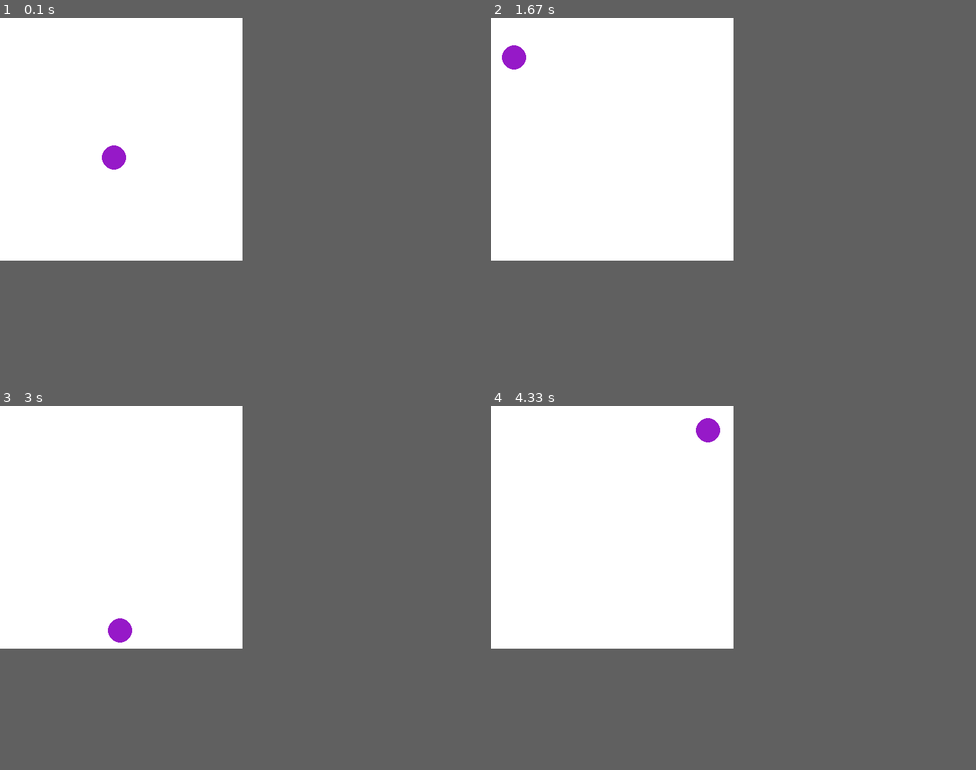
Above: before the commit, frames 1-4 (two rows, left to right).
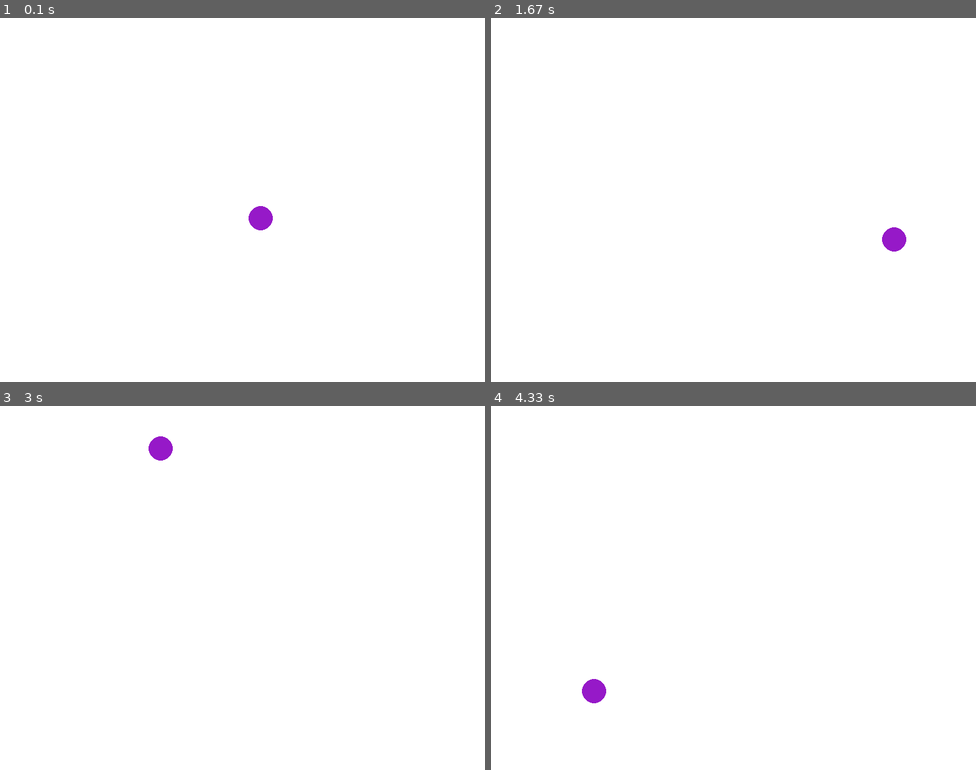
Above: after the commit, the same moments.

Repository: djpeach/pygamer8
Game: pygame game, started from examples/p1/main.py
Same seed, same stepped clock (60 frames per second), same inputs: the game is played once before the commit and once after it.
Inputs:
- Up to frame 1 (0.1 s): no input
- Up to frame 2 (1.67 s): no input
- Up to frame 3 (3 s): no input
- Up to frame 4 (4.33 s): no input
In our replay, the window is 400x400 before the commit and 800x600 after it. These sizes can differ from the game's own. Grey fills any space a smaller window leaves; there, only what the larger window draws over its background counts as a difference.

The runs differ from the first frame. In frame 1, 0.5% of the frame differs, in the area x 21-57%, y 35-59%; in frame 2, 0.5%; in frame 3, 0.5%; in frame 4, 0.5%.

Commit message:
fixed imports

Diff:
--- a/examples/p1/Ball.py
+++ b/examples/p1/Ball.py
@@ -1,7 +1,8 @@
 import pygame
-from pygamer import Object
+import pygamer
 
-class Ball(Object):
+
+class Ball(pygamer.Object):
     def __init__(self, speed, color, radius, center_position):
         rect = pygame.rect.Rect(center_position[0] - radius, center_position[1] - radius, radius * 2, radius * 2)
         super().__init__(rect, speed)
@@ -11,4 +12,5 @@
         self.initital_position = center_position
 
     def draw(self, surface_to_draw_on):
-        pygame.draw.circle(surface_to_draw_on, self.color, (self.rect.x + self.radius, self.rect.y + self.radius), self.radius)
+        pygame.draw.circle(surface_to_draw_on, self.color, (self.rect.x + self.radius, self.rect.y + self.radius),
+                           self.radius)
--- a/examples/p1/Pong.py
+++ b/examples/p1/Pong.py
@@ -1,12 +1,14 @@
 import pygame
-from pygamer import Game
+import pygamer
 from Ball import Ball
 
-class Pong(Game):
+
+class Pong(pygamer.Game):
+
     def __init__(self, ball_speed, paddle_speed, ball_radius, window_size=(800, 600)):
         super().__init__(window_size=window_size, bg_color=(255, 255, 255))
-
-        self.ball = Ball(ball_speed, (150, 25, 200), ball_radius, (self.window.width // 2, self.window.height // 2))
+        self.w, self.h = window_size
+        self.ball = Ball(ball_speed, (150, 25, 200), ball_radius, (self.w // 2, self.h // 2))
         self.objects.append(self.ball)
 
     def update(self):
@@ -15,35 +17,14 @@
             self.ball.rect = pygame.rect.Rect(0, self.ball.top, self.ball.width, self.ball.height)
             self.ball.speed = (-x, y)
         elif self.ball.right > self.window.right:
-            self.ball.rect = pygame.rect.Rect(self.window.right - self.ball.width, self.ball.top, self.ball.width, self.ball.height)
+            self.ball.rect = pygame.rect.Rect(self.window.right - self.ball.width, self.ball.top, self.ball.width,
+                                              self.ball.height)
             self.ball.speed = (-x, y)
         elif self.ball.top < self.window.top:
             self.ball.rect = pygame.rect.Rect(self.ball.left, 0, self.ball.width, self.ball.height)
             self.ball.speed = (x, -y)
         elif self.ball.bottom > self.window.bottom:
-            self.ball.rect = pygame.rect.Rect(self.ball.left, self.window.bottom - self.ball.height, self.ball.width, self.ball.height)
+            self.ball.rect = pygame.rect.Rect(self.ball.left, self.window.bottom - self.ball.height, self.ball.width,
+                                              self.ball.height)
             self.ball.speed = (x, -y)
         super().update()
-
-# size = width, height = 320, 240
-# speed = [2, 2]
-# black = 0, 0, 0
-#
-# screen = pygame.display.set_mode(size)
-#
-# ball = pygame.image.load("intro_ball.gif")
-# ballrect = ball.get_rect()
-#
-# while 1:
-#     for event in pygame.event.get():
-#         if event.type == pygame.QUIT: sys.exit()
-#
-#     ballrect = ballrect.move(speed)
-#     if ballrect.left < 0 or ballrect.right > width:
-#         speed[0] = -speed[0]
-#     if ballrect.top < 0 or ballrect.bottom > height:
-#         speed[1] = -speed[1]
-#
-#     screen.fill(black)
-#     screen.blit(ball, ballrect)
-#     pygame.display.flip()
--- a/examples/p1/main.py
+++ b/examples/p1/main.py
@@ -1,3 +1,4 @@
 from Pong import Pong
 
-Pong((-2, 5), 7, 20, window_size=(400, 400)).run()
+if __name__ == "__main__":
+    Pong((5, 5), 7, 20).run()
--- a/pygamer/Button.py
+++ /dev/null
@@ -1,13 +0,0 @@
-import pygame
-from .Object import Object
-
-
-class Button(Object):
-    def __init__(self, rect, color=(180, 180, 180), border_width=0, text=""):
-        super().__init__(rect)
-        self.color = color
-        self.border_width = border_width
-        self.text = text
-
-    def draw(self, surface_to_draw_on):
-        pygame.draw.rect(surface_to_draw_on, self.color, self.rect, width=self.border_width)
--- a/pygamer/Game.py
+++ b/pygamer/Game.py
@@ -26,19 +26,19 @@
 
 
     def update(self):
-        for menu in self.menus:
-            while menu.active:
-                menu.take_over()
+        # for menu in self.menus:
+        #     while menu.active:
+        #         menu.run()
         for object in self.objects:
             object.update()
-        for object in [player.objects for player in self.players]:
-            object.update()
+        # for object in [player.objects for player in self.players]:
+        #     object.update()
 
     def draw(self):
         for object in self.objects:
             object.draw(self.window.surface)
-        for object in [player.objects for player in self.players]:
-            object.draw(self.window.surface)
+        # for object in [player.objects for player in self.players]:
+        #     object.draw(self.window.surface)
 
     def run(self):
         while not self.game_over:
--- a/pygamer/Menu.py
+++ b/pygamer/Menu.py
@@ -1,7 +1,7 @@
 import pygame
 import sys
+from collections import defaultdict
 
-from collections import defaultdict
 
 class Menu:
     def __init__(self, screen, fps=15):
@@ -17,30 +17,31 @@
             if event.type == pygame.QUIT:
                 pygame.quit()
                 sys.exit()
-            else:
-                for handler in self.handlers[event.type]:
-                    handler(event)
+            elif event.type == pygame.KEYDOWN:
+                if event.key == pygame.K_p:
+                    self.active = False
 
 
-    def update(self):
+    def update_all(self):
         for object in self.objects:
             object.update()
 
-    def draw(self):
+    def draw_all(self):
         for object in self.objects:
             object.draw(self.screen.surface)
 
     def activate(self):
+        print("activating menu")
         self.active = True
 
     def deactivate(self):
         self.active = False
 
-    def take_over(self):
-        self.screen.surface.fill((255, 0, 0))
+    def run(self):
+        # self.screen.surface.fill((255, 0, 0))
         self.handle_events()
-        self.update()
-        self.draw()
+        self.update_all()
+        self.draw_all()
 
         pygame.display.update()
         self.clock.tick(self.fps)
--- a/pygamer/Player.py
+++ /dev/null
@@ -1,7 +0,0 @@
-class Player:
-    def __init(self, score=0):
-        self.objects = []
-        self.score = score;
-
-    def update(self):
-        print("player update")
--- a/pygamer/__init__.py
+++ b/pygamer/__init__.py
@@ -1,6 +1,5 @@
-from .Button import Button
+import pygame
+
 from .Game import Game
 from .Object import Object
 from .Menu import Menu
-from .Player import Player
-# from .Window import Window // does this need to be publically available?
--- a/setup.py
+++ b/setup.py
@@ -5,17 +5,18 @@
 
 setuptools.setup(
     name="pygamer",
-    version="0.0.5",
+    version="0.1.0",
     author="Daniel Peach",
     author_email="dpeachesdev@gmail.com",
     description="An opinionated way to build great games in Pygame",
     long_description=long_description,
     long_description_content_type="text/markdown",
-    url="https://github.com/djpeach/pygamer",
+    url="",
     packages=setuptools.find_packages(),
     classifiers=[
         "Programming Language :: Python :: 3",
         "License :: OSI Approved :: MIT License",
         "Operating System :: OS Independent",
     ],
+
 )
Not shown, changed: examples/p1/README.md
